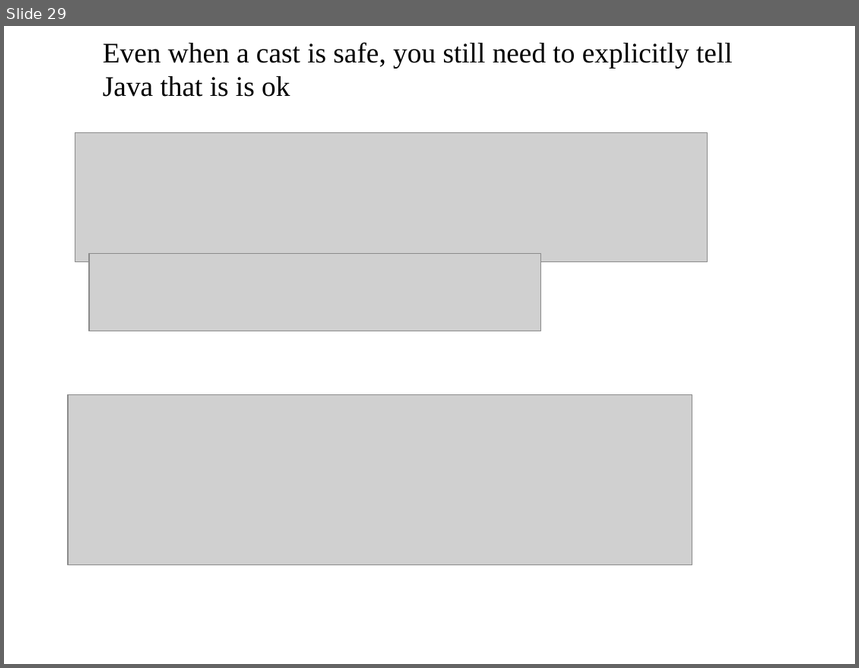
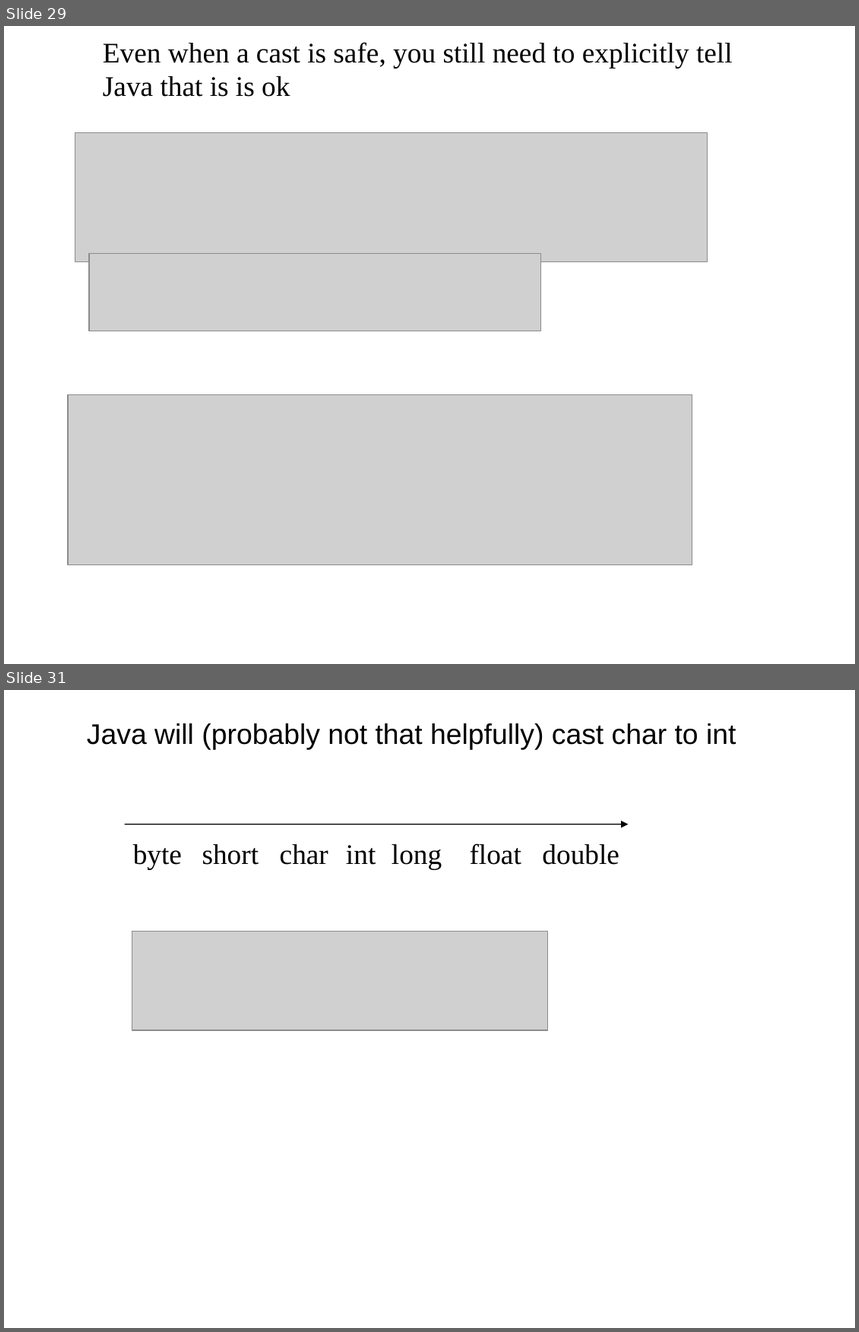
Before and after one commit to fodorclasses/fodorclasses.github.io, a slide deck: classes/prog2020/Prog3-Lecture04.ppt. Shown one above the other, each under a label of ours: slide 29 before the commit, slides 29 and 31 after it; the slides between them are not shown. The pictures are 859x668 and 859x1332 pixels, drawn with LibreOffice and Linux fonts; fonts in the diff are those of the drawing; grey boxes stand for pictures. Boxes give left, top, right and bottom in pixels: in the first picture for what was removed or moved away, otherwise in the second. Text is boxed around its words. In the diff, an @@ line names an element or a change of style, - is before the commit and + after.

```diff
--- a/classes/prog2020/Prog3-Lecture04.ppt
+++ b/classes/prog2020/Prog3-Lecture04.ppt
@@ slide 31 added at box(4, 690, 855, 1328), background #FFFFFF @@
@@ text added at box(87, 723, 736, 749), 24 pt, text #000000 @@
+Java will (probably not that helpfully) cast char to int
@@ arrow added from (125, 825) to (628, 825), #000000 0.74 pt @@
@@ text added at box(133, 844, 182, 869), 24 pt, text #000000 @@
+byte
@@ text added at box(202, 844, 259, 865), 24 pt, text #000000 @@
+short
@@ text added at box(280, 844, 329, 865), 24 pt, text #000000 @@
+char
@@ text added at box(346, 845, 376, 865), 24 pt, text #000000 @@
+int
@@ text added at box(392, 844, 442, 869), 24 pt, text #000000 @@
+long
@@ text added at box(470, 844, 522, 865), 24 pt, text #000000 @@
+float
@@ text added at box(542, 844, 620, 865), 24 pt, text #000000 @@
+double
@@ picture added at box(132, 931, 548, 1030) @@
```
Also in this commit, not shown: 3 slides changed, 1 other file.
